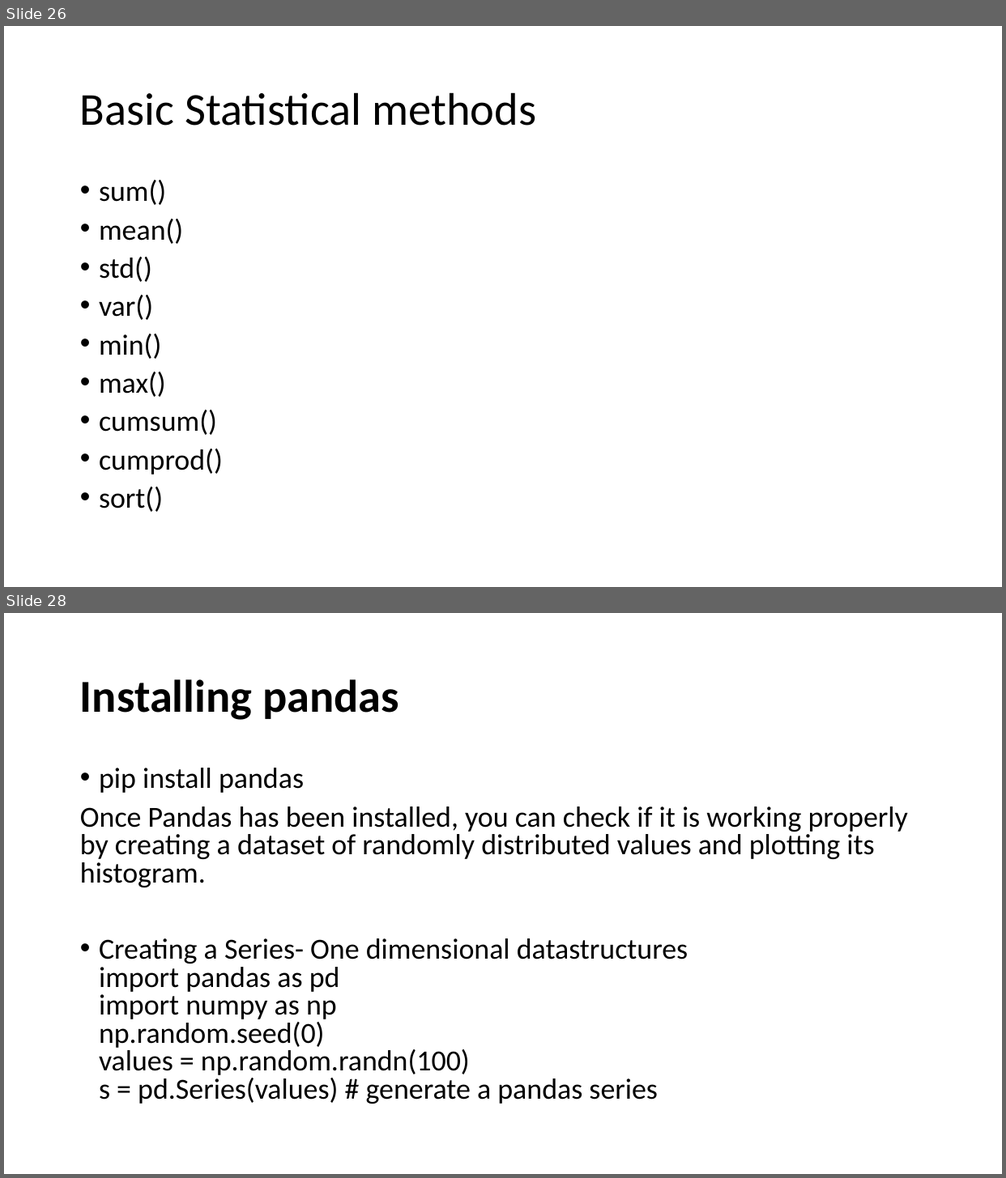
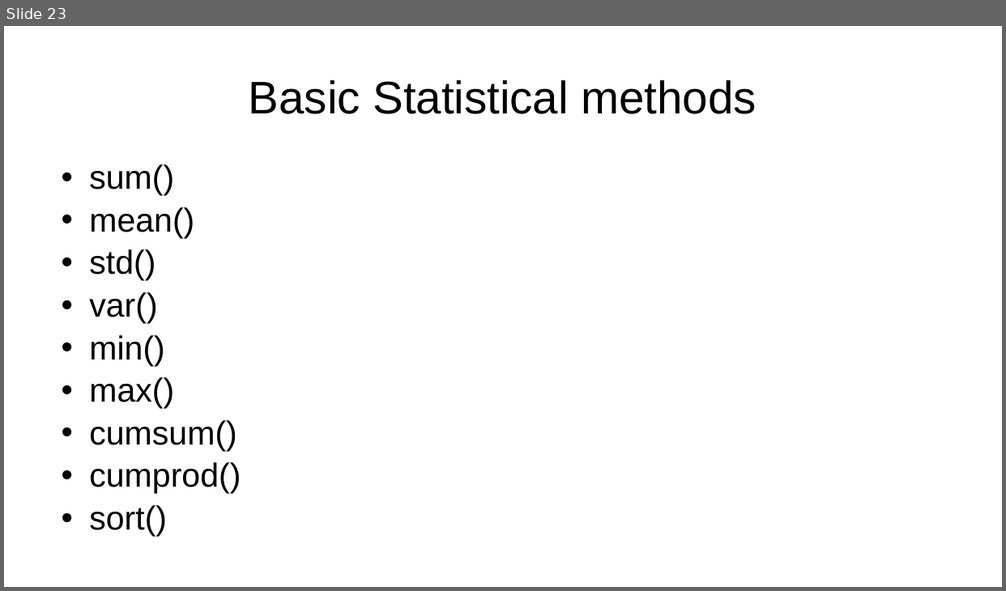
Before and after one commit to S-AMK/S-AMK, a slide deck: UNIT-4.pptx. Shown one above the other, each under a label of ours: slides 26 and 28 before the commit, slide 23 after it; the slides between them are not shown. The pictures are 1006x1178 and 1006x591 pixels, drawn with LibreOffice and Linux fonts; fonts in the diff are those of the drawing. Boxes give left, top, right and bottom in pixels: in the first picture for what was removed or moved away, otherwise in the second. Text is boxed around its words. In the diff, an @@ line names an element or a change of style, - is before the commit and + after.

```diff
--- a/UNIT-4.pptx
+++ b/UNIT-4.pptx
@@ slide 28 removed at bbox=[4, 613, 1002, 1174], background #FFFFFF @@
@@ title removed at bbox=[80, 679, 399, 720] @@
-Installing pandas
@@ text removed at bbox=[80, 768, 908, 1104] @@
-• pip install pandas
-Once Pandas has been installed, you can check if it is working properly by creating a dataset of randomly distributed values and plotting its histogram.
-• Creating a Series- One dimensional datastructures
-  import pandas as pd
-  import numpy as np
-  np.random.seed(0)
-  values = np.random.randn(100)
-  s = pd.Series(values) # generate a pandas series
@@ what was slide 26 is now slide 23 @@
@@ slide 23 changed as well @@
@@ title "Basic Statistical methods": place and size @@
-title "Basic Statistical methods" at bbox=[80, 92, 536, 126]
+title "Basic Statistical methods" at bbox=[249, 80, 756, 114]
@@ title "Basic Statistical methods" at bbox=[249, 80, 756, 114]: font Calibri to Arial; alignment left to centre; line spacing 0.9 to 1 @@
@@ text "sum()": place and size @@
-text "sum()" at bbox=[99, 180, 223, 512]
+text "sum()" at bbox=[89, 165, 241, 536]
@@ text "sum()" at bbox=[89, 165, 241, 536]: size 28 to 32 pt, font Calibri to Arial; indent changed; line spacing 0.8 to 0.9; less space between paragraphs @@
```
Also in this commit, not shown: 48 other slides changed, 38 slides added, 41 other slides removed.
